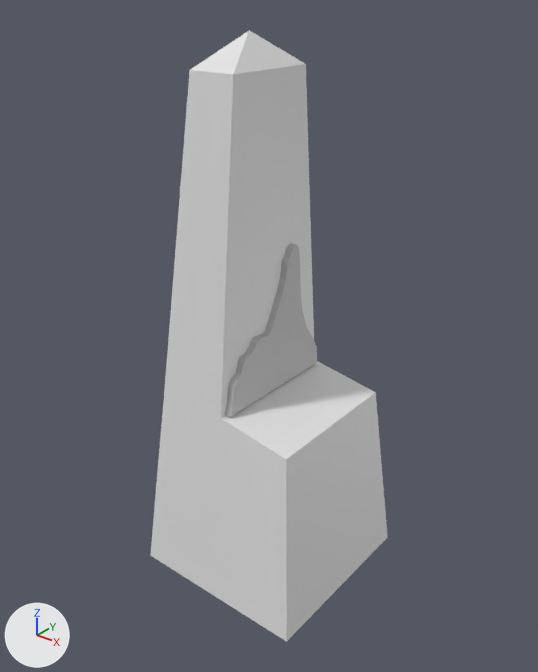
A saved change to the Blender file Modelagem/MonumentoDedoDeDeus.blend.
Before and after are seen from a 50 mm camera at (2.35, -2.96, 2.8) aimed at (0.0, -0.02, 0.98). Every picture has the same lights, and +X, +Y and +Z are marked at lower left.

Objects in the first picture: 'Cubo', 'Plano'.
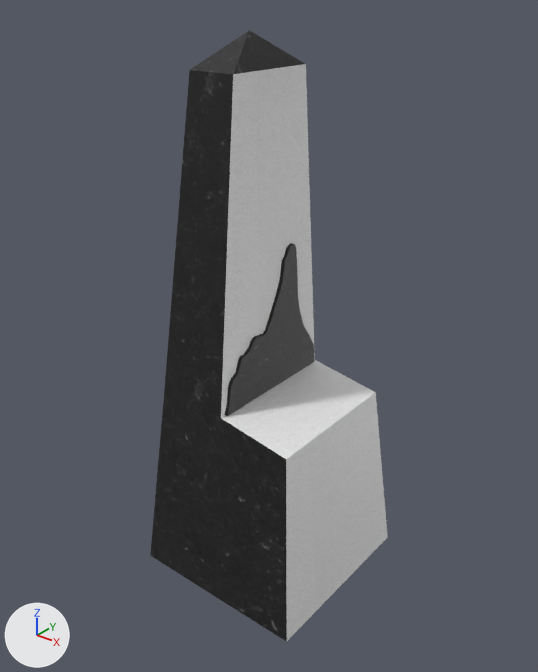
Pixel boxes (x1, y1, x2, y2) of what changed, in the pictures (538 x 672 px):
'Cubo', surface changed, recoloured (grey to black): (150, 30, 318, 642) in both
'Plano', surface changed, moved (grey to black): before (225, 243, 317, 417); after (225, 243, 314, 416)

What changed in the scene script:
```text
Add img_textura2_png:
    img_textura2_png = load_image('Textura2.png', 'Monumento1/Textura2.png', 1497, 1536, 'sRGB')
Change mat_materiais:
    remove mat_materiais.base_color = (0.5, 0.5, 0.5)  # grey #bcbcbc
    add mat_materiais.texture = img_textura2_png
Change me_cubo:
    where me_cubo.from_pydata(...)  # 74 vertices, 66 faces; spans x -1.0..1.0, y -1.0..1.0, z -1.0..4.66
    remove me_cubo.materials.append(mat_materiais_002)  # white #e7e7e7
    add me_cubo.materials.append(mat_materiais)  # picture img_textura2_png
Change ob_plano:
    ob_plano.location: (-0.15, 0.0, 1.04) -> (-0.17, 0.0, 1.04)
```
